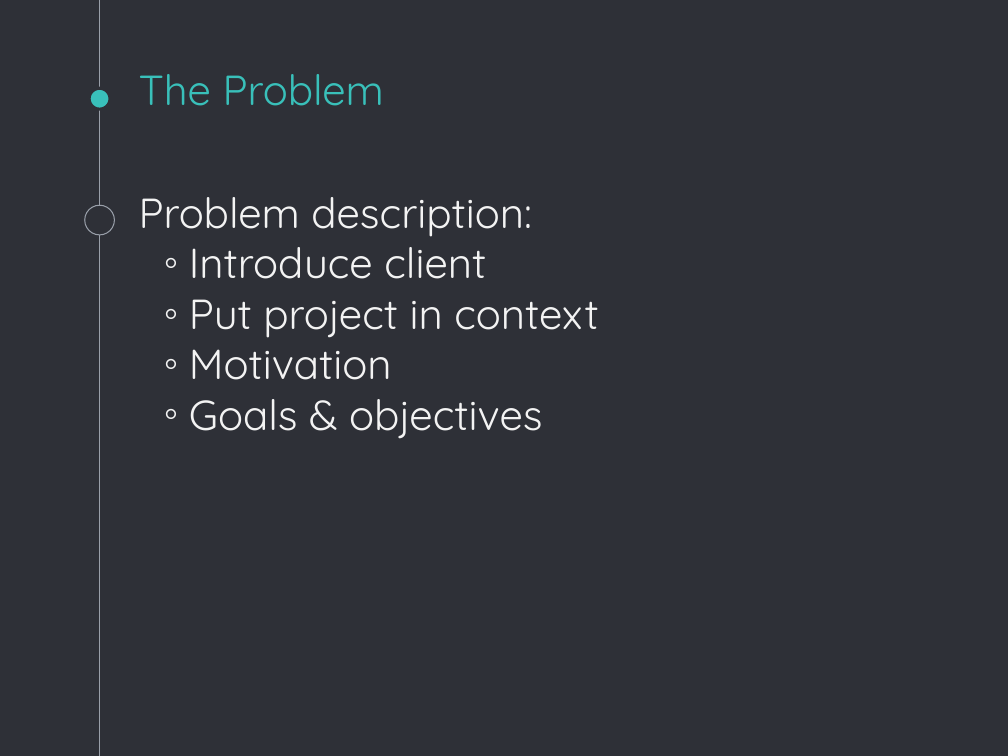
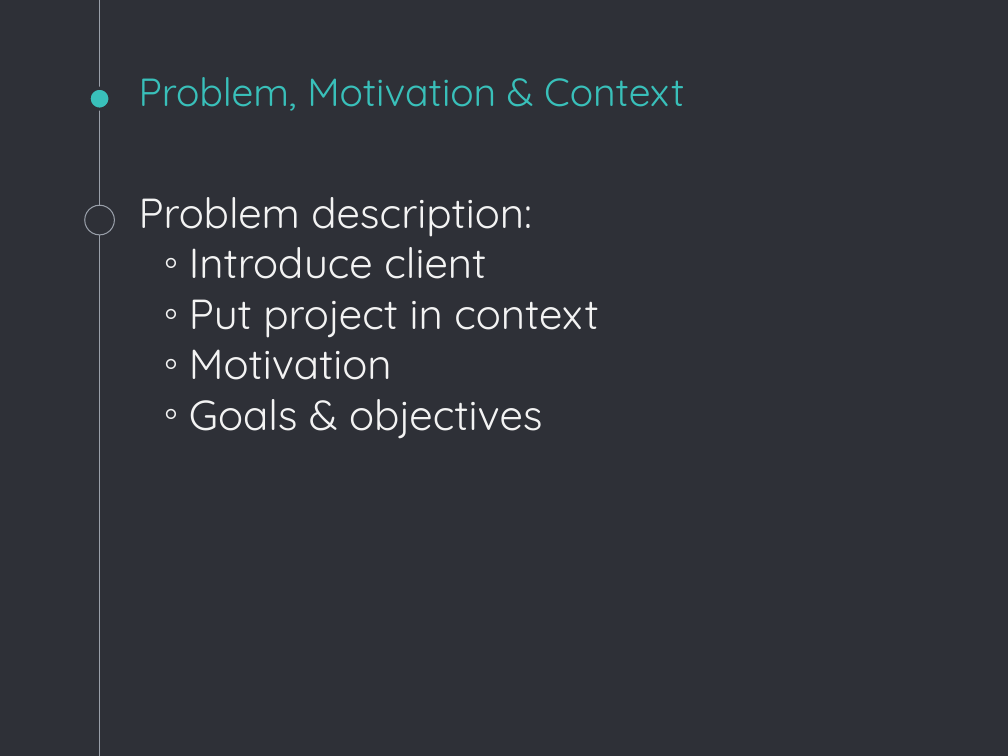
Before and after one commit to SimuJenni/RD-project, a slide deck: slide 3 of doc/initial-plan.pptx. Drawn at 1008x756 pixels with LibreOffice and Linux fonts; fonts in the diff are those of the drawing. Boxes give left, top, right and bottom in pixels: in the first picture for what was removed or moved away, otherwise in the second. Text is boxed around its words. In the diff, an @@ line names an element or a change of style, - is before the commit and + after.

```diff
--- a/doc/initial-plan.pptx
+++ b/doc/initial-plan.pptx
@@ title at (x1=139, y1=77, x2=684, y2=111): text changed; size 30 to 28 pt @@
-The Problem
+Problem, Motivation & Context
```
Also in this commit, not shown: 2 other slides changed, 4 slides added, 2 slides removed, 1 other file.
